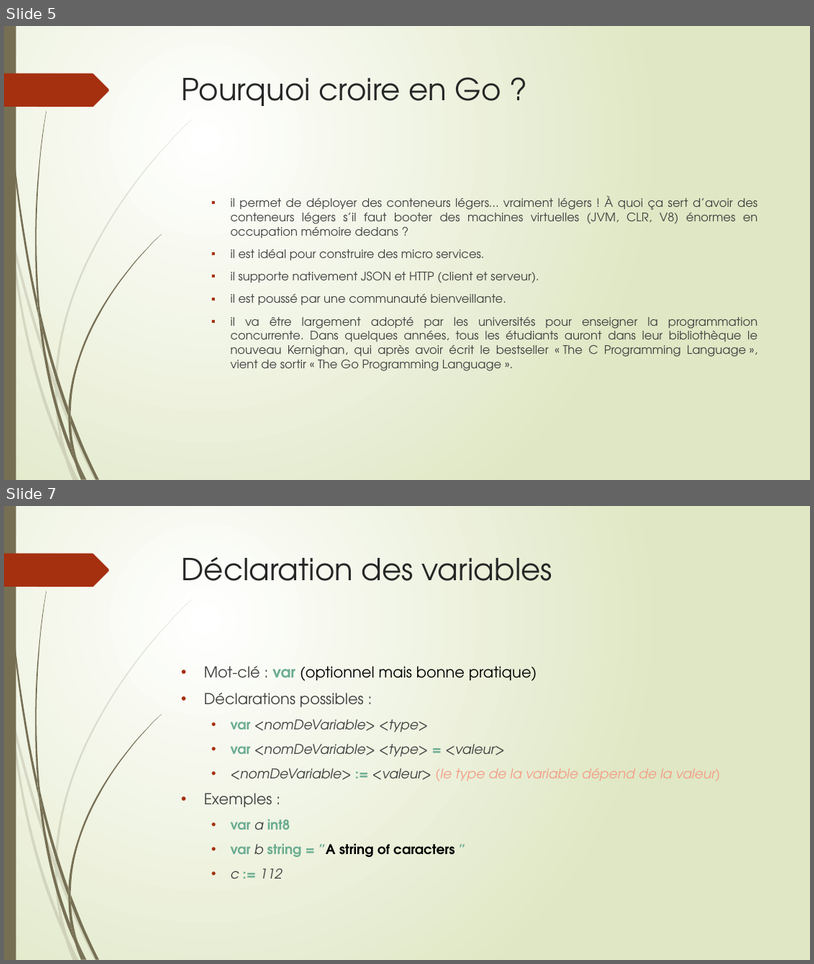
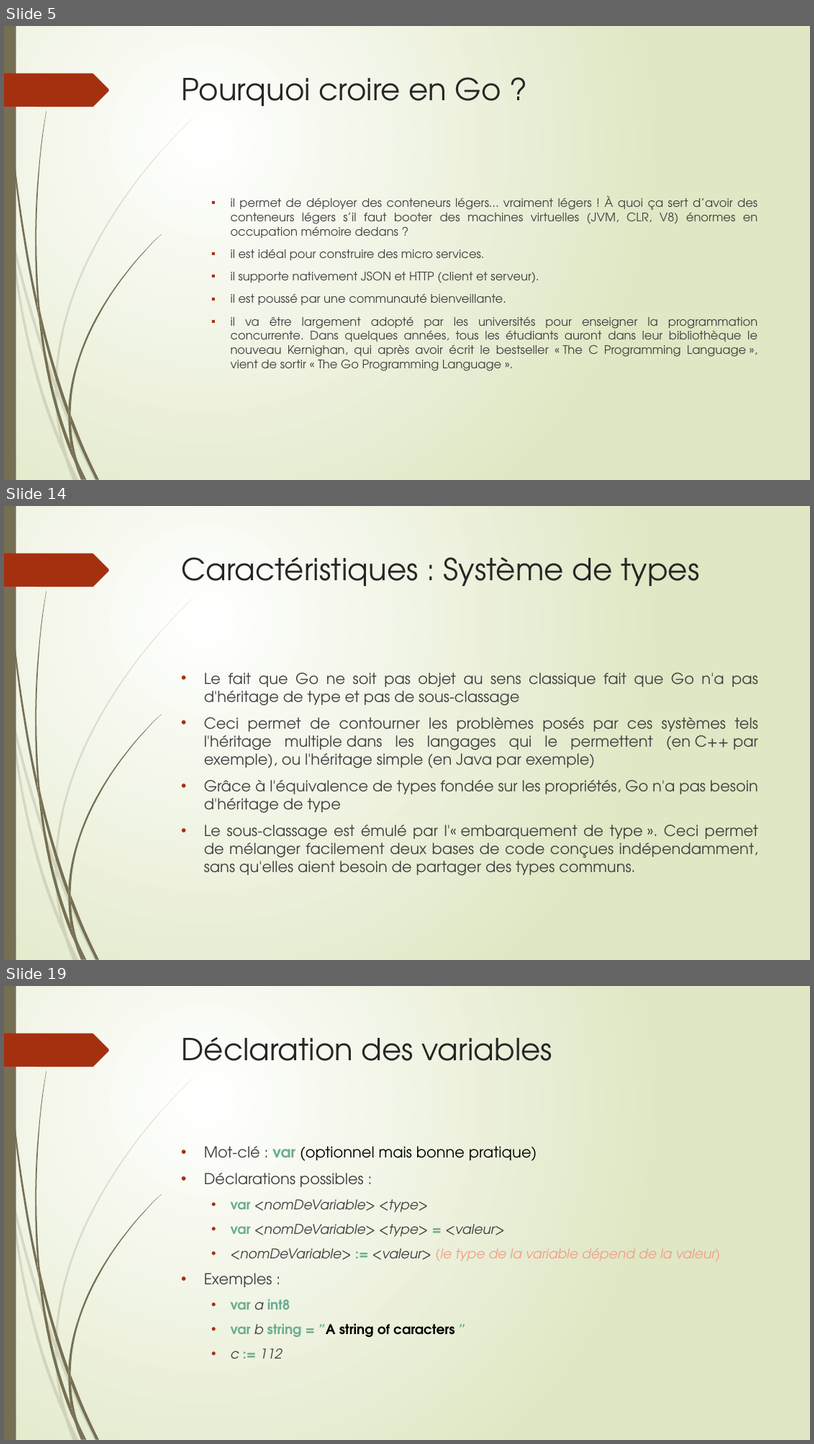
Before and after one commit to thierrydecker/learning-go, a slide deck: learning-go.pptx. Shown one above the other, each under a label of ours: slides 5 and 7 before the commit, slides 5, 14 and 19 after it; the slides between them are not shown. The pictures are 814x964 and 814x1444 pixels, drawn with LibreOffice and Linux fonts; fonts in the diff are those of the drawing. Boxes give left, top, right and bottom in pixels: in the first picture for what was removed or moved away, otherwise in the second. Text is boxed around its words. In the diff, an @@ line names an element or a change of style, - is before the commit and + after.

```diff
--- a/learning-go.pptx
+++ b/learning-go.pptx
@@ slide 14 added at [4, 506, 810, 960], background gradient #FFFFFF to #DFE8C4; not listed: 24 template elements that a slide beside it also shows @@
@@ title added at [182, 557, 700, 586], 36 pt, text #262626 @@
+Caractéristiques : Système de types
@@ text added at [204, 672, 759, 875], 18 pt, text #404040 @@
+• Le fait que Go ne soit pas objet au sens classique fait que Go n'a pas d'héritage de type et pas de sous-classage
+• Ceci permet de contourner les problèmes posés par ces systèmes tels l'héritage multiple dans les langages qui le permettent (en C++ par exemple), ou l'héritage simple (en Java par exemple)
+• Grâce à l'équivalence de types fondée sur les propriétés, Go n'a pas besoin d'héritage de type
+• Le sous-classage est émulé par l'« embarquement de type ». Ceci permet de mélanger facilement deux bases de code conçues indépendamment, sans qu'elles aient besoin de partager des types communs.
@@ what was slide 7 is now slide 19 @@
```
Also in this commit, not shown: 1 slide changed, 12 other slides added.
